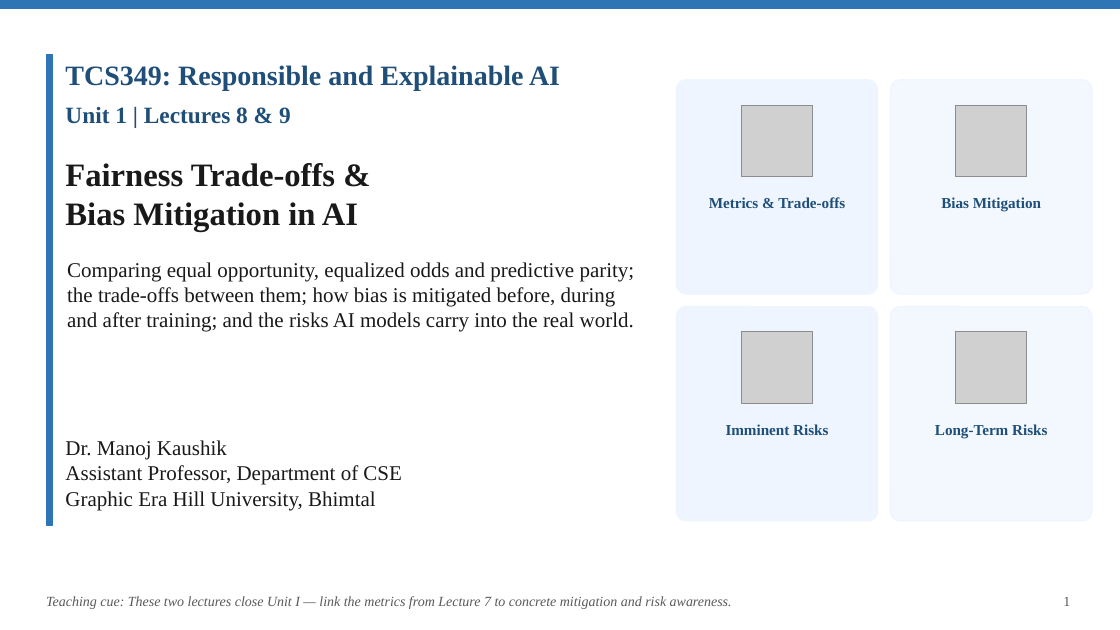
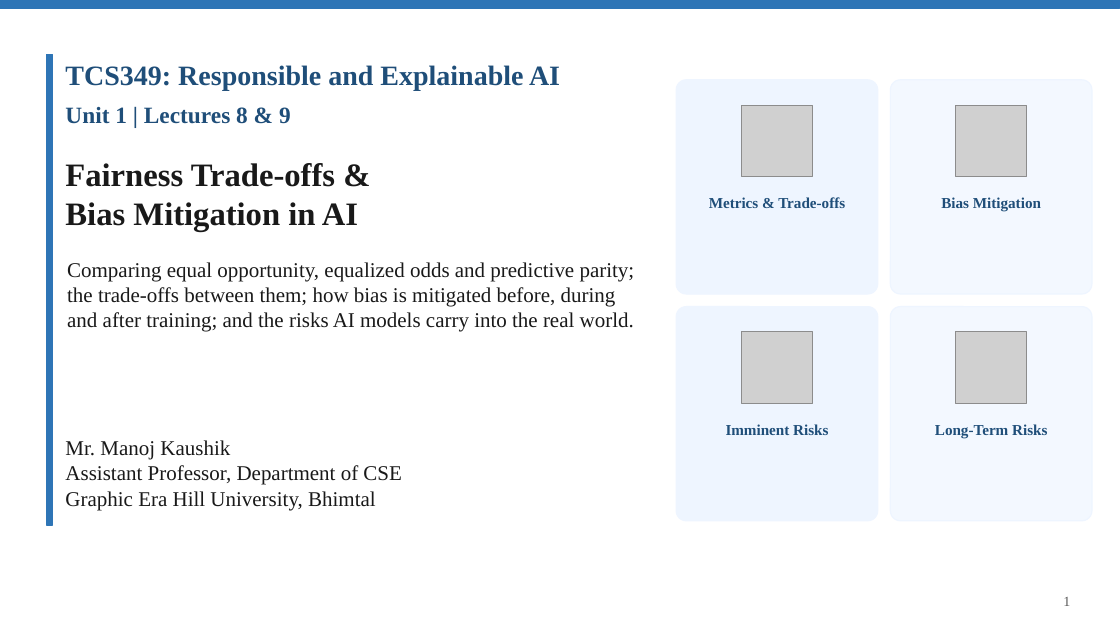
Before and after one commit to manojkaushik/manojkaushik.github.io, a slide deck: slide 1 of assets/TCS349/Unit-1/Lecture8-9_Fairness_Tradeoffs_Mitigation.pptx. Drawn at 1120x630 pixels with LibreOffice and Linux fonts; fonts in the diff are those of the drawing; grey boxes stand for pictures. Boxes give left, top, right and bottom in pixels: in the first picture for what was removed or moved away, otherwise in the second. Text is boxed around its words. In the diff, an @@ line names an element or a change of style, - is before the commit and + after.

```diff
--- a/assets/TCS349/Unit-1/Lecture8-9_Fairness_Tradeoffs_Mitigation.pptx
+++ b/assets/TCS349/Unit-1/Lecture8-9_Fairness_Tradeoffs_Mitigation.pptx
@@ text at bbox=[65, 440, 230, 460]: text changed @@
-Dr. Manoj Kaushik
+Mr. Manoj Kaushik
@@ text removed at bbox=[46, 596, 732, 609] @@
-Teaching cue: These two lectures close Unit I — link the metrics from Lecture 7 to concrete mitigation and risk awareness.
```
Also in this commit, not shown: 13 other slides changed, 5 slides removed, 28 other files.
